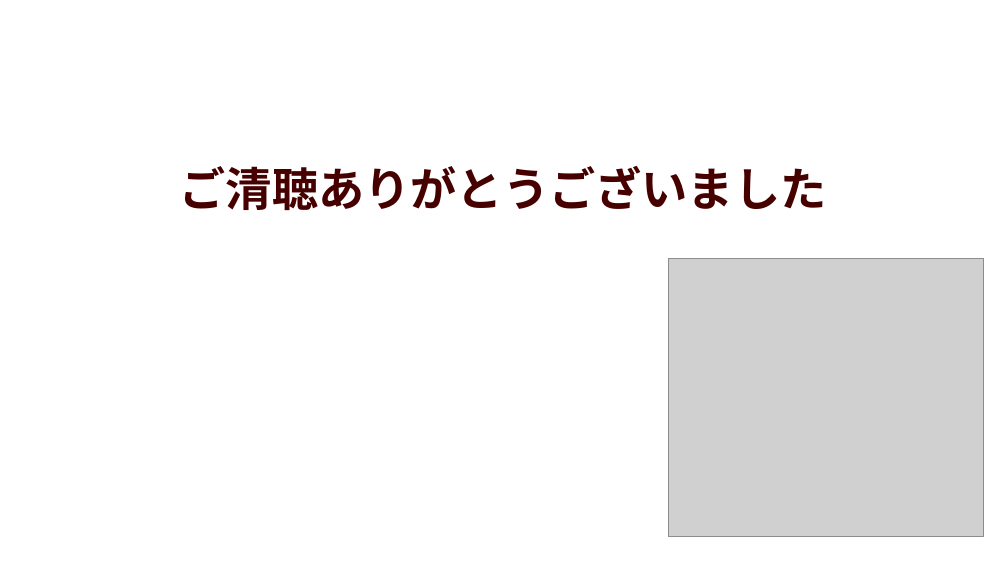
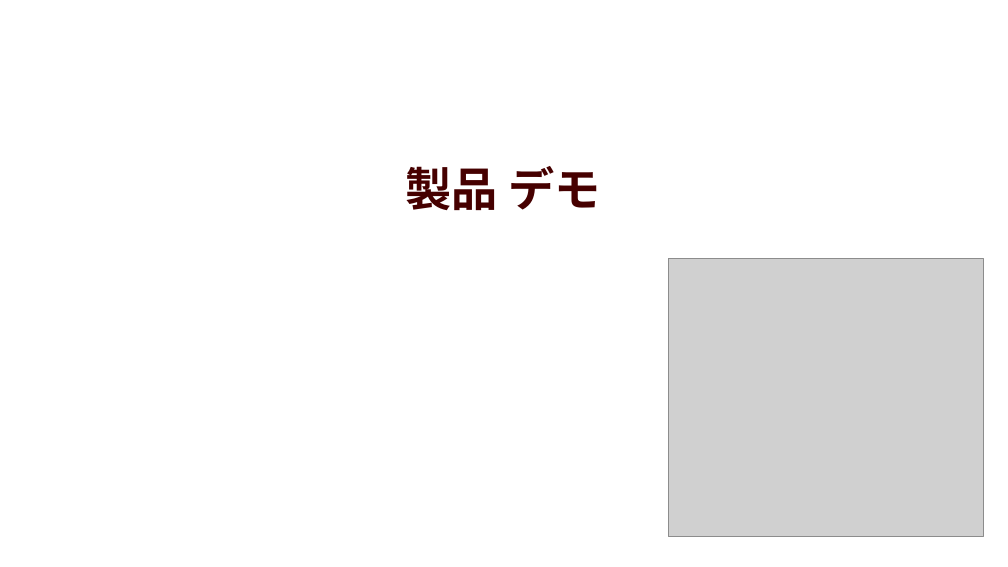
Before and after one commit to fusausa/IVY-Chat, a slide deck: slide 6 of プレゼン.pptx. Drawn at 1008x567 pixels with LibreOffice and Linux fonts; fonts in the diff are those of the drawing; grey boxes stand for pictures. Boxes give left, top, right and bottom in pixels: in the first picture for what was removed or moved away, otherwise in the second. Text is boxed around its words. In the diff, an @@ line names an element or a change of style, - is before the commit and + after.

Commit message:
最終ページの編集

```diff
--- a/プレゼン.pptx
+++ b/プレゼン.pptx
@@ title at bbox=[406, 166, 601, 210]: text changed @@
-ご清聴ありがとうございました
+製品 デモ
```
